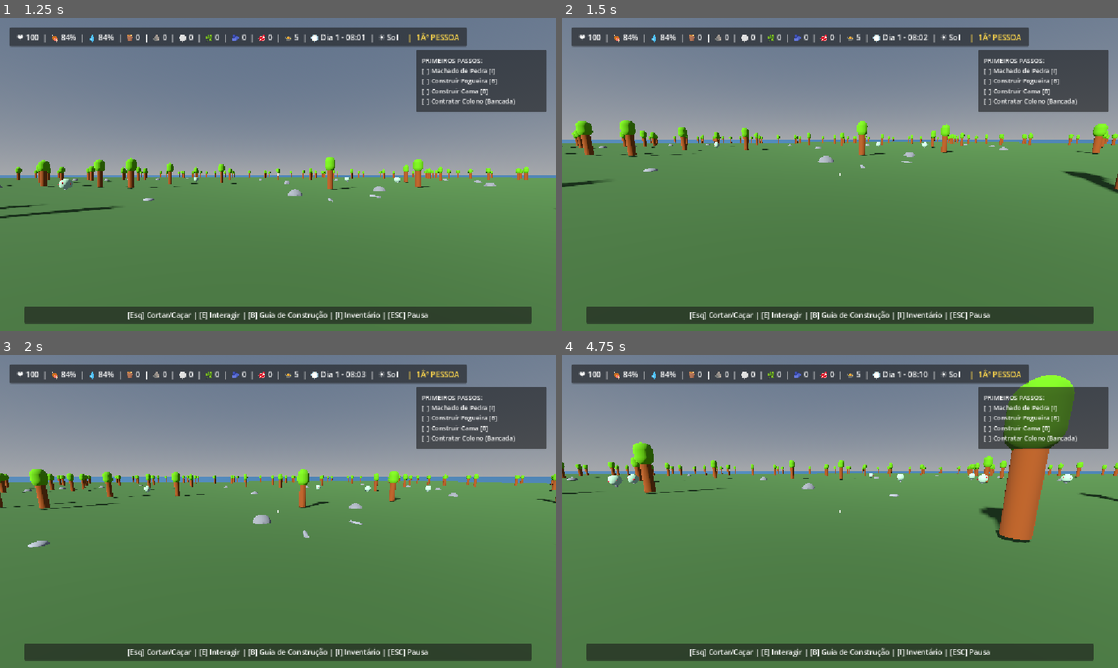
Above: before the commit, frames 1-4 (two rows, left to right).
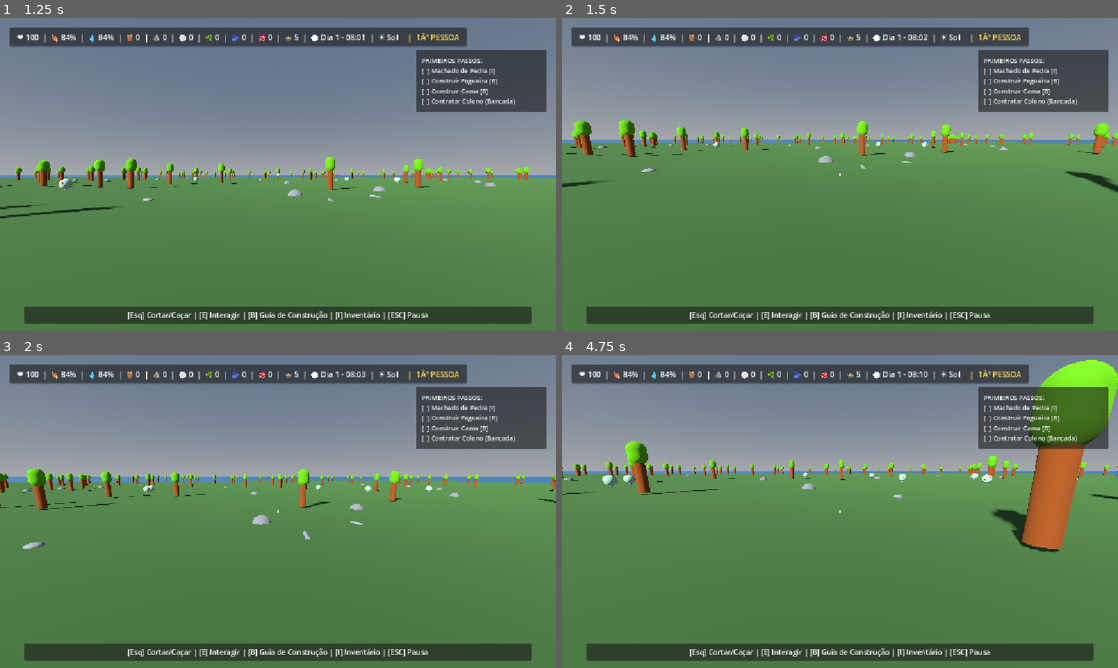
Above: after the commit, the same moments.

Repository: joaomagdaleno/prototipo-colonia
Game: Godot game, scene res://ui/MenuPrincipal.tscn
Same seed, same stepped clock (60 frames per second), same inputs: the game is played once before the commit and once after it.
Inputs (mouse positions are in pixels of both pictures, inside the frame that each line leads up to):
- Up to frame 1 (1.25 s): click "🌲 Novo Jogo" at 0.5 s
- Up to frame 2 (1.5 s): tap Enter (ui_accept) at 1.25 s; move the mouse to (867, 174) at 1.27 s; press the mouse at (867, 174) at 1.28 s; hold W (mover_frente) from 1.28 s (still down)
- Up to frame 3 (2 s): keep holding W (mover_frente); tap Space (pular) at 1.52 s
- Up to frame 4 (4.75 s): keep holding W (mover_frente); move the mouse to (812, 511) at 2.02 s; release the mouse at (812, 511) at 2.03 s; click (812, 511) at 2.1 s; tap Space (pular) at 2.27, 3.77, 4.52 s; move the mouse to (851, 505) at 2.77 s; hold Right mouse button (acao_secundaria) 2.78-3.53 s; click (851, 505) at 3.05 s; move the mouse to (834, 517) at 3.52 s; tap Ctrl (agachar) at 3.6 s; click (834, 517) at 3.8 s; move the mouse to (878, 514) at 4.27 s; hold Shift (correr) from 4.28 s (still down); click (878, 514) at 4.55 s

Frame 1 is identical in both runs. In frame 2, 0.5% of the frame differs, in the area x 0-100%, y 32-56%; in frame 3, 1.0%; in frame 4, 8.6%, in the area x 0-100%, y 1-64%.
Error before the commit: Parse Error: Expected indented block after "if" block. (res://player/jogador_interacao.gd:18)

Commit message:
Corrige indentação no combate
Corrige a indentação das verificações de machado e picareta no ataque do jogador, mantendo o cálculo e aplicação de dano no bloco correto.

Diff:
--- a/player/jogador_interacao.gd
+++ b/player/jogador_interacao.gd
@@ -16,14 +16,14 @@
 		var alvo = raycast.get_collider()
 		if alvo.has_method("receber_dano"):
 			if alvo.is_in_group("arvores") and Global.tier_machado <= 0:
-			AudioManager.tocar("dano")
-			print("🪓 Você precisa fabricar um Machado de Pedra no Inventário [I] para cortar árvores!")
-			return
-		if alvo.is_in_group("pedras") and Global.tier_picareta <= 0:
-			AudioManager.tocar("dano")
-			print("⛏ Você precisa fabricar uma Picareta de Pedra no Inventário [I] para minerar rochas!")
-			return
-		var dano = _calcular_dano_contra(alvo)
+				AudioManager.tocar("dano")
+				print("🪓 Você precisa fabricar um Machado de Pedra no Inventário [I] para cortar árvores!")
+				return
+			if alvo.is_in_group("pedras") and Global.tier_picareta <= 0:
+				AudioManager.tocar("dano")
+				print("⛏ Você precisa fabricar uma Picareta de Pedra no Inventário [I] para minerar rochas!")
+				return
+			var dano = _calcular_dano_contra(alvo)
 			AudioManager.tocar("golpe")
 			alvo.receber_dano(dano)
 			return
